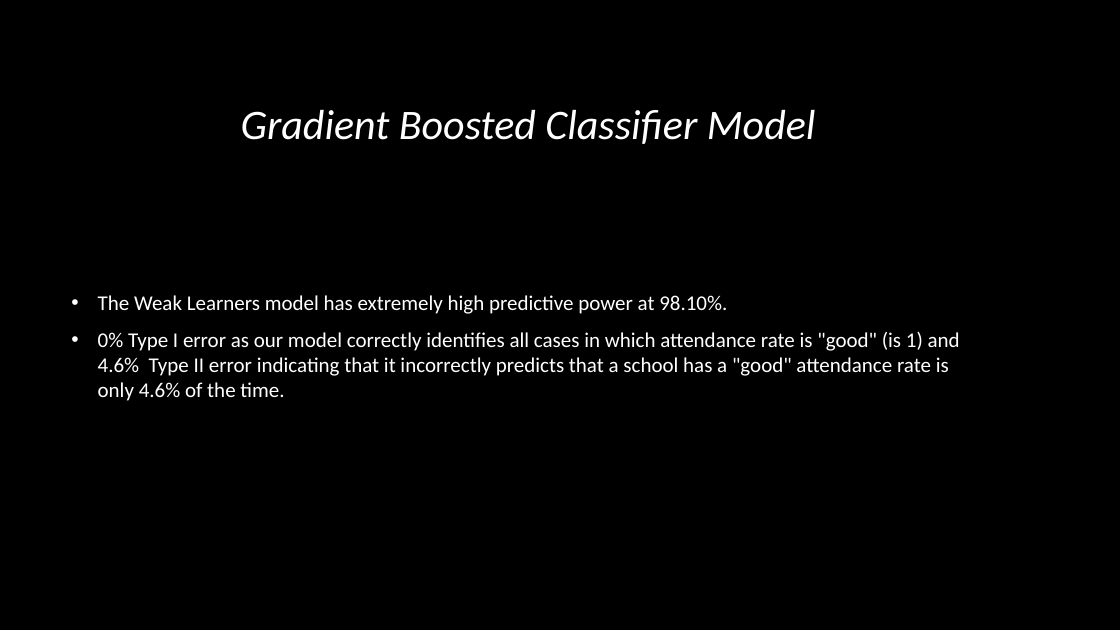
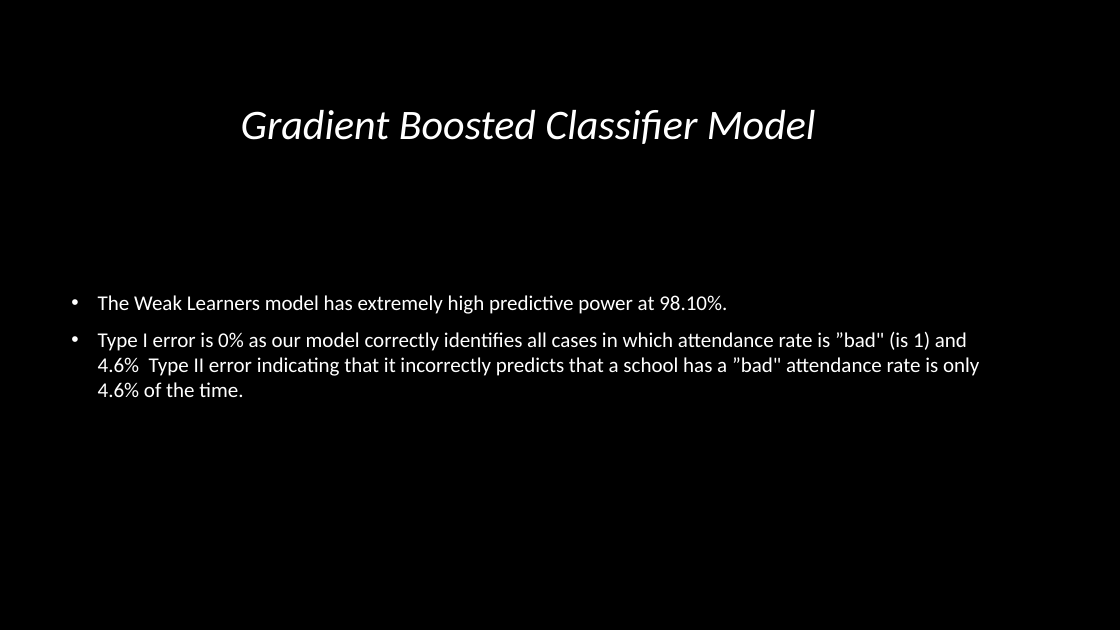
Before and after one commit to ayan1995/Thinkful, a slide deck: slide 21 of Bootcamp/Unit 3 Deeper into Supervised Learning/Supervised Learning Capstone/data-science-for-good/PASSNYC Capstone Predicting Attendance .pptx. Drawn at 1120x630 pixels with LibreOffice and Linux fonts; fonts in the diff are those of the drawing; background and template pictures are left out. Boxes give left, top, right and bottom in pixels: in the first picture for what was removed or moved away, otherwise in the second. Text is boxed around its words. In the diff, an @@ line names an element or a change of style, - is before the commit and + after.

```diff
--- a/Bootcamp/Unit 3 Deeper into Supervised Learning/Supervised Learning Capstone/data-science-for-good/PASSNYC Capstone Predicting Attendance .pptx
+++ b/Bootcamp/Unit 3 Deeper into Supervised Learning/Supervised Learning Capstone/data-science-for-good/PASSNYC Capstone Predicting Attendance .pptx
@@ text at (98, 332, 979, 397): text changed @@
-• 0% Type I error as our model correctly identifies all cases in which attendance rate is "good" (is 1) and 4.6% Type II error indicating that it incorrectly predicts that a school has a "good" attendance rate is only 4.6% of the time.
+• Type I error is 0% as our model correctly identifies all cases in which attendance rate is ”bad" (is 1) and 4.6% Type II error indicating that it incorrectly predicts that a school has a ”bad" attendance rate is only 4.6% of the time.
```
Also in this commit, not shown: 5 other slides changed, 2 other files.
